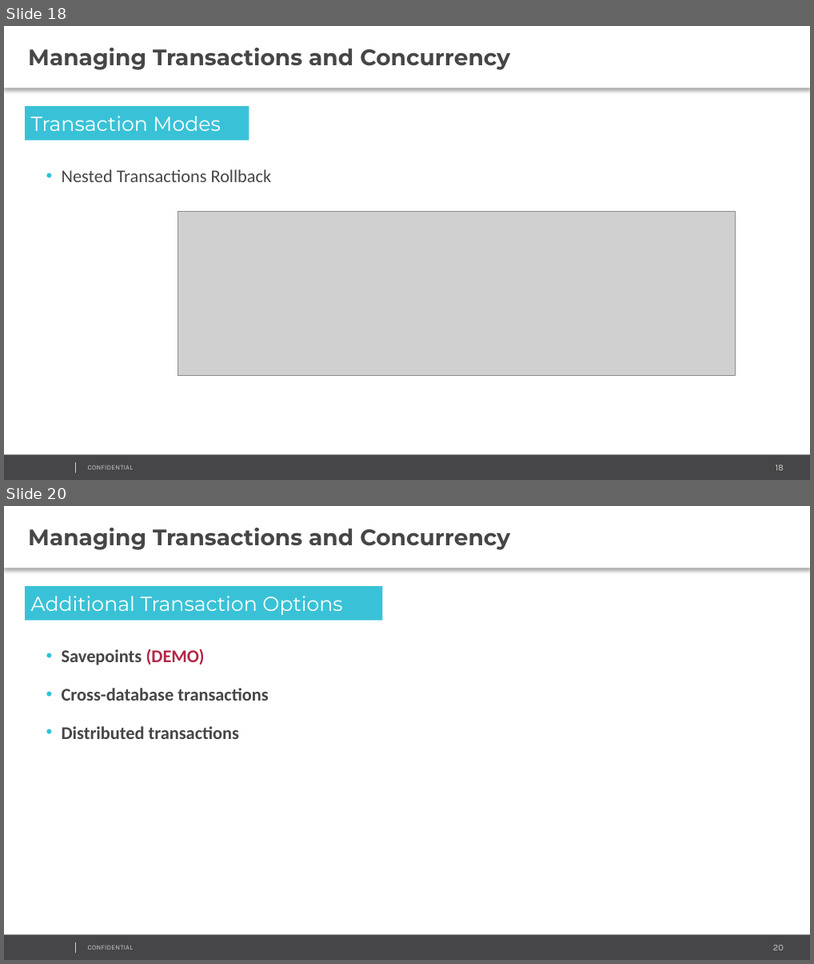
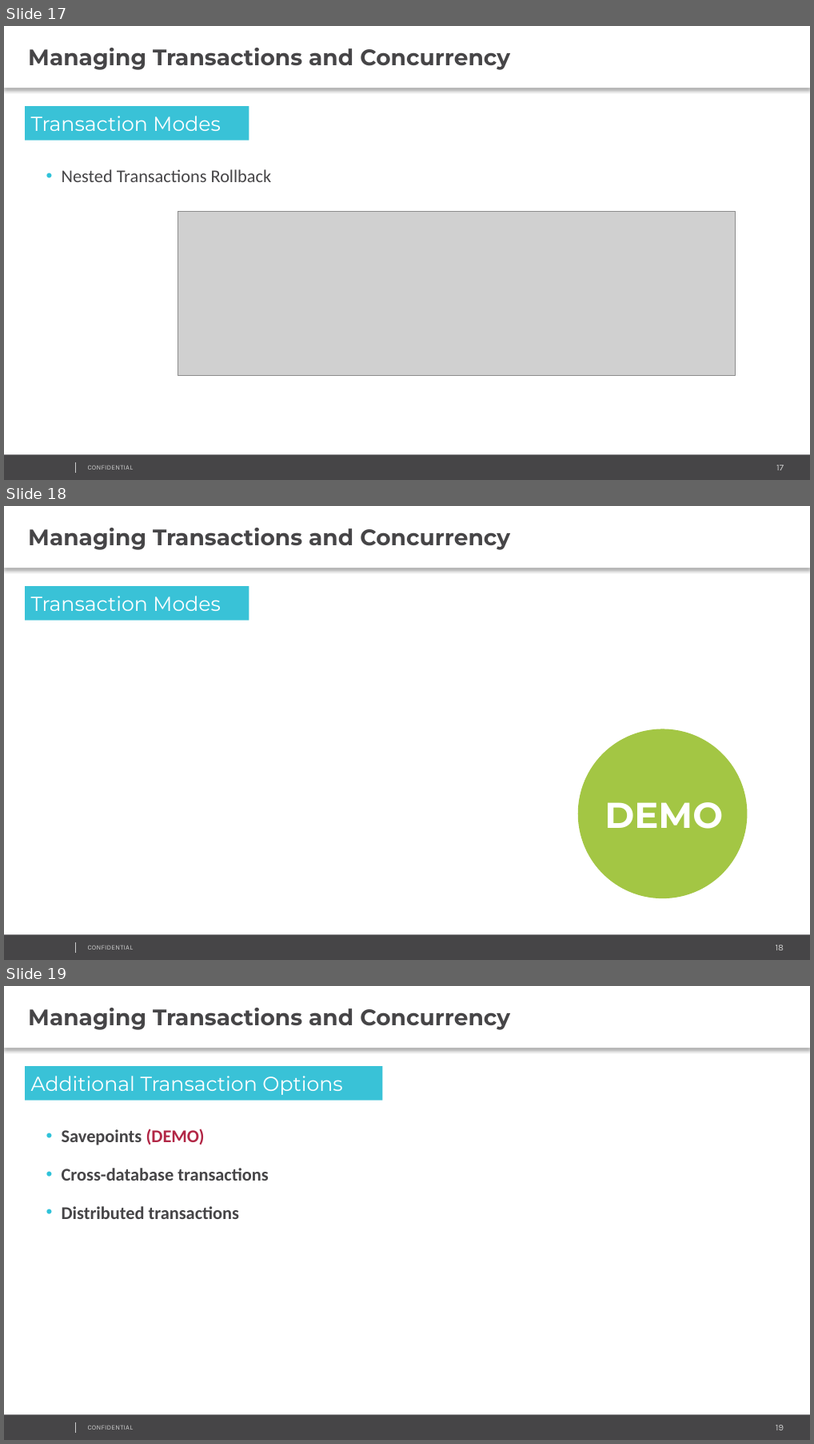
Before and after one commit to AndreyQC/MSBI.Lab, a slide deck: MSBI.Lecture.09/MSBI.Dev.S19E09.pptx. Shown one above the other, each under a label of ours: slides 18 and 20 before the commit, slides 17, 18 and 19 after it; the slides between them are not shown. The pictures are 814x964 and 814x1444 pixels, drawn with LibreOffice and Linux fonts; fonts in the diff are those of the drawing; grey boxes stand for pictures; background and template pictures are left out. Boxes give left, top, right and bottom in pixels: in the first picture for what was removed or moved away, otherwise in the second. Text is boxed around its words. In the diff, an @@ line names an element or a change of style, - is before the commit and + after.

```diff
--- a/MSBI.Lecture.09/MSBI.Dev.S19E09.pptx
+++ b/MSBI.Lecture.09/MSBI.Dev.S19E09.pptx
@@ slide 18 added at <box>4,506,810,960</box>, background #FFFFFF; not listed: 4 template elements that a slide beside it also shows @@
@@ text added at <box>4,506,810,568</box>, fill #FFFFFF, 20 pt, text #464547, bold @@
+Managing Transactions and Concurrency
@@ rectangle added at <box>25,586,249,620</box>, fill #39C2D7, 18 pt, text #FFFFFF @@
+Transaction Modes
@@ ellipse added at <box>578,728,747,898</box>, fill #A3C644 @@
@@ text added at <box>605,802,723,828</box>, 32 pt, text #FFFFFF, bold @@
+DEMO
@@ what was slide 18 is now slide 17 @@
@@ page number at <box>777,464,784,470</box>: text changed @@
-18
+17
@@ what was slide 20 is now slide 19 @@
@@ page number at <box>776,1424,784,1430</box>: text changed @@
-20
+19
```
Also in this commit, not shown: 9 slides changed, 5 other slides added, 4 slides removed, 20 other files.
